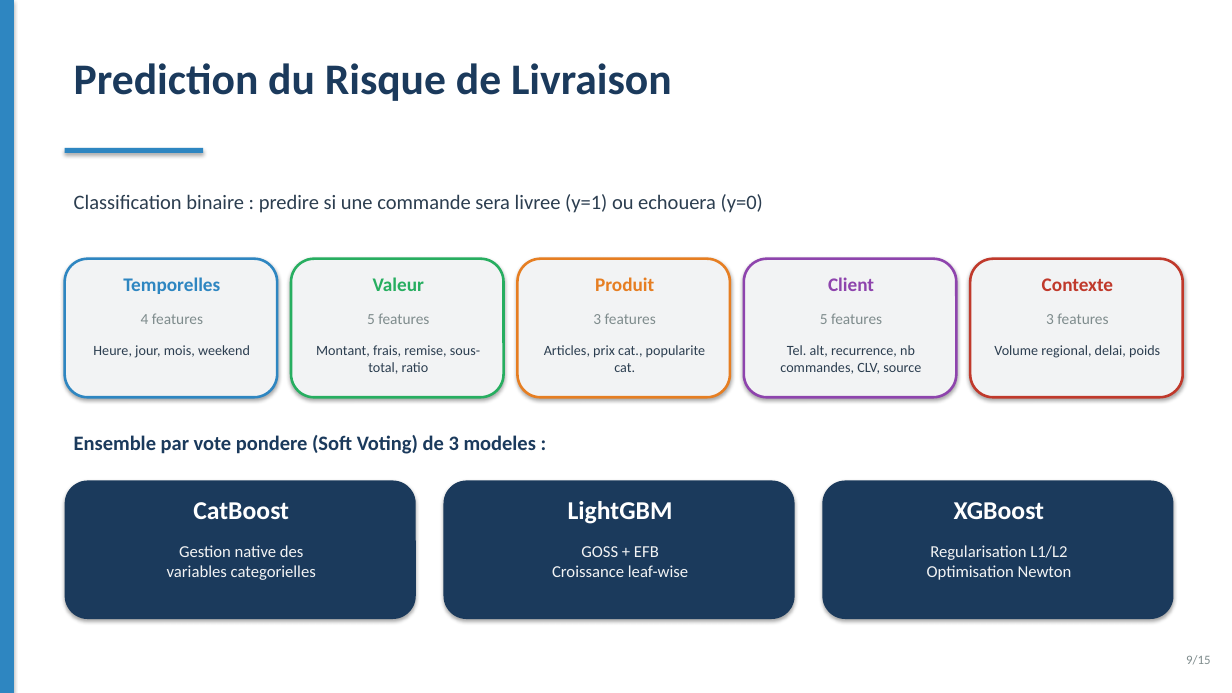
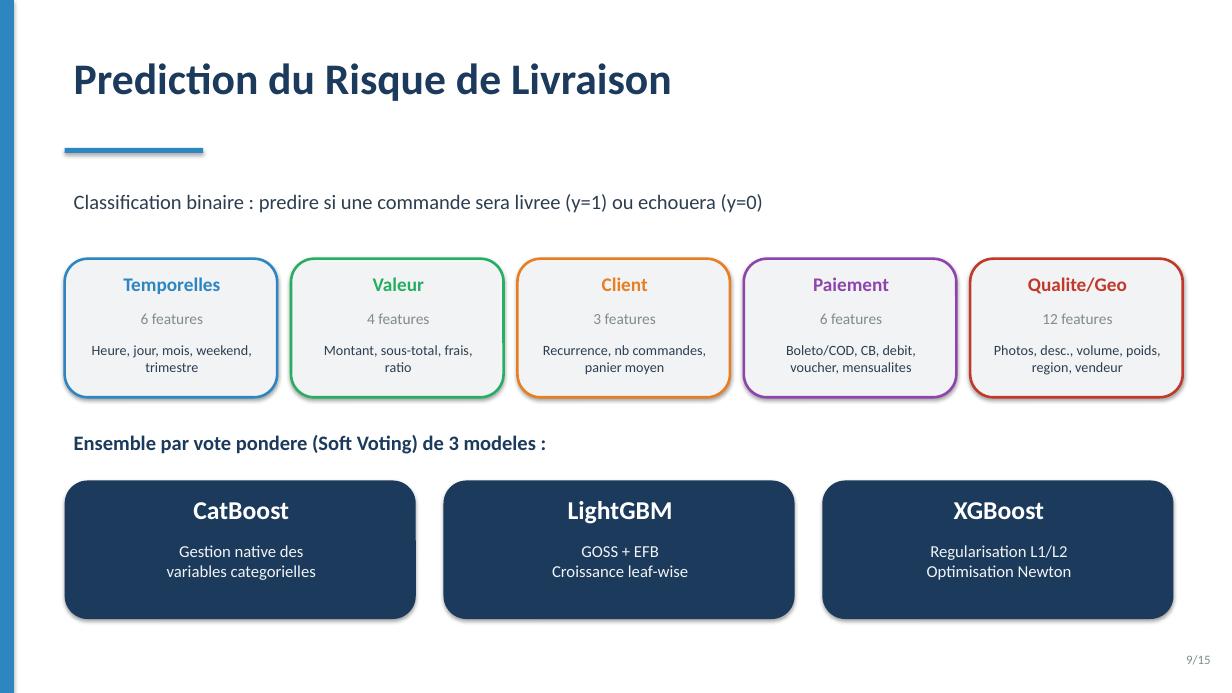
Before and after one commit to amine-dubs/COD-CRM, a slide deck: slide 9 of docs/presentation.pptx. Drawn at 1232x693 pixels with LibreOffice and Linux fonts; fonts in the diff are those of the drawing. Boxes give left, top, right and bottom in pixels: in the first picture for what was removed or moved away, otherwise in the second. Text is boxed around its words. In the diff, an @@ line names an element or a change of style, - is before the commit and + after.

Commit message:
Optimize risk model: AUC 0.695 -> 0.9961, 31 features, ADASYN + Optuna
Risk prediction:
- Clean target (delivered vs canceled/unavailable only, 97,712 orders)
- Enhanced features: 20 -> 31 across 8 categories (payment, product quality, geography)
- ADASYN (ratio=0.3) replaces SMOTE for adaptive minority resampling
- Optuna hyperparameter optimization (80 trials) for LightGBM
- Failure detection: recall 25% -> 98%, precision 100%, F1 0.99
- Confusion matrix: TN=242, FP=5, FN=0, TP=19,296

Frontend/Backend alignment:
- Update types.ts, RiskPredictionForm (add payment method dropdown)
- Update AIInsightsController.php (customer_total_spent, payment_method)
- Remove stale fields (discount, source, customer_success_rate)
- Fix forecast page: Prophet -> LightGBM + Islamic calendar

Risk reasons adapted for Algerian COD context:
- Remove payment-as-risk reasons (COD is universal in Algeria)
- Keep actionable reasons (customer history, geography, product quality)

Documentation updated: rapport.tex, presentation.pptx, README.md, email.md
- Add foundation models justification section
- Add ADASYN bibliography entry
- Update all metrics and confusion matrices

```diff
--- a/docs/presentation.pptx
+++ b/docs/presentation.pptx
@@ text at box(602, 277, 648, 291): text changed @@
-Produit
+Client
@@ text at box(813, 277, 889, 291): text changed @@
-Client
+Paiement
@@ text at box(1028, 277, 1127, 294): text changed @@
-Contexte
+Qualite/Geo
@@ text at box(141, 313, 203, 324): text changed @@
-4 features
+6 features
@@ text at box(367, 313, 429, 324): text changed @@
-5 features
+4 features
@@ text at box(820, 313, 882, 324): text changed @@
-5 features
+6 features
@@ text at box(1042, 313, 1112, 324): text changed @@
-3 features
+12 features
@@ text at box(92, 345, 251, 372): text changed @@
-Heure, jour, mois, weekend
+Heure, jour, mois, weekend, trimestre
@@ text at box(324, 345, 473, 372): text changed @@
-Montant, frais, remise, sous-total, ratio
+Montant, sous-total, frais, ratio
@@ text at box(543, 345, 707, 375): text changed @@
-Articles, prix cat., popularite cat.
+Recurrence, nb commandes, panier moyen
@@ text at box(786, 345, 916, 374): text changed @@
-Tel. alt, recurrence, nb commandes, CLV, source
+Boleto/COD, CB, debit, voucher, mensualites
@@ text at box(994, 345, 1161, 375): text changed @@
-Volume regional, delai, poids
+Photos, desc., volume, poids, region, vendeur
```
Also in this commit, not shown: 4 other slides changed, 16 other files.
